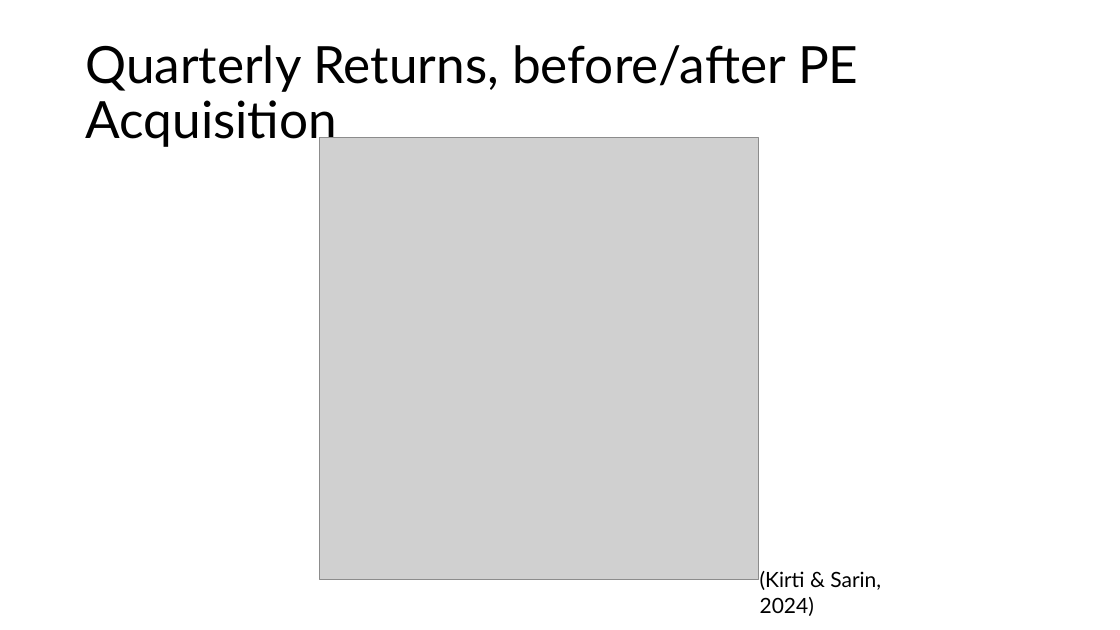
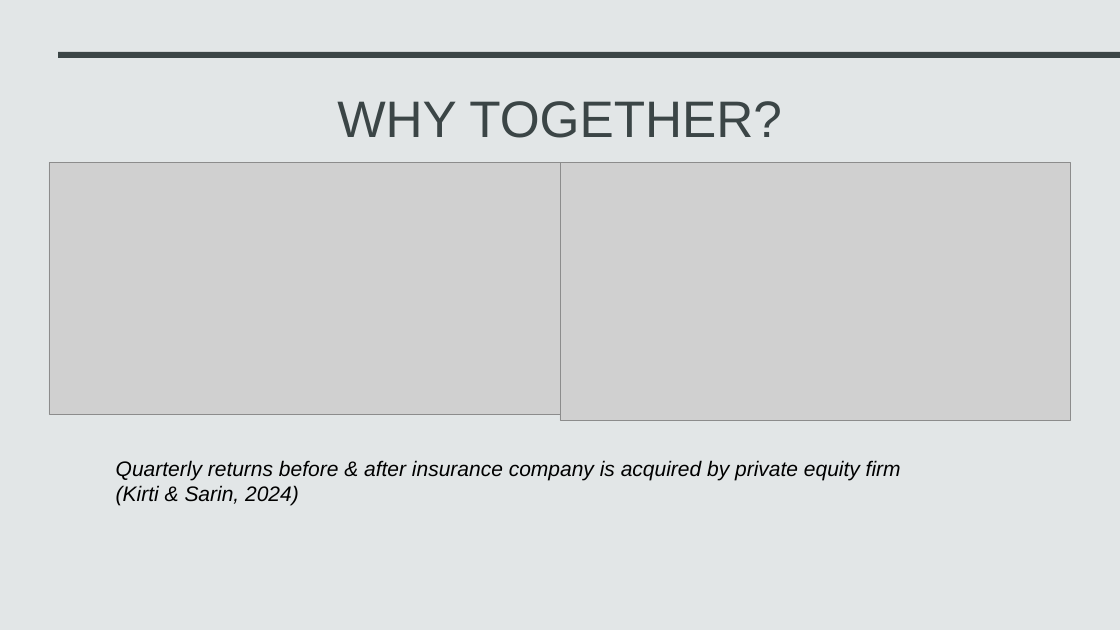
Before and after one commit to AFB-TUV/Fall-2026, a slide deck: slide 4 of Actuarial Corporate Finance/Why is Private Equity Involved with Insurance.pptx. Drawn at 1120x630 pixels with LibreOffice and Linux fonts; fonts in the diff are those of the drawing; grey boxes stand for pictures. Boxes give left, top, right and bottom in pixels: in the first picture for what was removed or moved away, otherwise in the second. Text is boxed around its words. In the diff, an @@ line names an element or a change of style, - is before the commit and + after.

```diff
--- a/Actuarial Corporate Finance/Why is Private Equity Involved with Insurance.pptx
+++ b/Actuarial Corporate Finance/Why is Private Equity Involved with Insurance.pptx
@@ background #FFFFFF to #E2E6E7 @@
@@ rectangle added at (58, 52, 1120, 58), fill #3B4546 @@
@@ title "WHY TOGETHER?" at (337, 101, 782, 138): vertical alignment middle to top @@
@@ title at (337, 101, 782, 138): text changed; font Lato to Arial; text colour #000000 to #3B4546 @@
-Quarterly Returns, before/after PE Acquisition
+WHY TOGETHER?
@@ picture removed at (320, 137, 759, 580) @@
@@ picture added at (49, 162, 560, 415) @@
@@ picture added at (560, 162, 1071, 421) @@
@@ text "Quarterly returns before & after ...": place and size @@
-text "Quarterly returns before & after ..." at (760, 571, 881, 616)
+text "Quarterly returns before & after ..." at (116, 460, 901, 505)
@@ text at (116, 460, 901, 480): paragraph added @@
+Quarterly returns before & after insurance company is acquired by private equity firm
@@ text at (116, 485, 299, 505): font Lato to Arial, italic on in "(Kirti & Sarin, 2024)" @@
```
Also in this commit, not shown: 6 other slides changed, 2 slides added, 6 other files.
